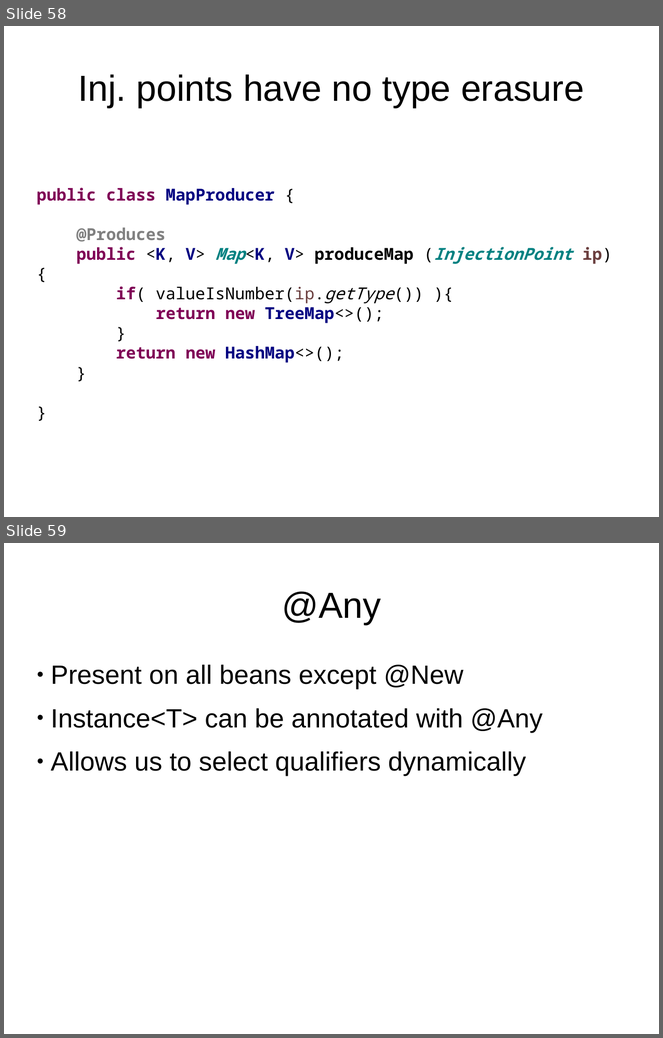
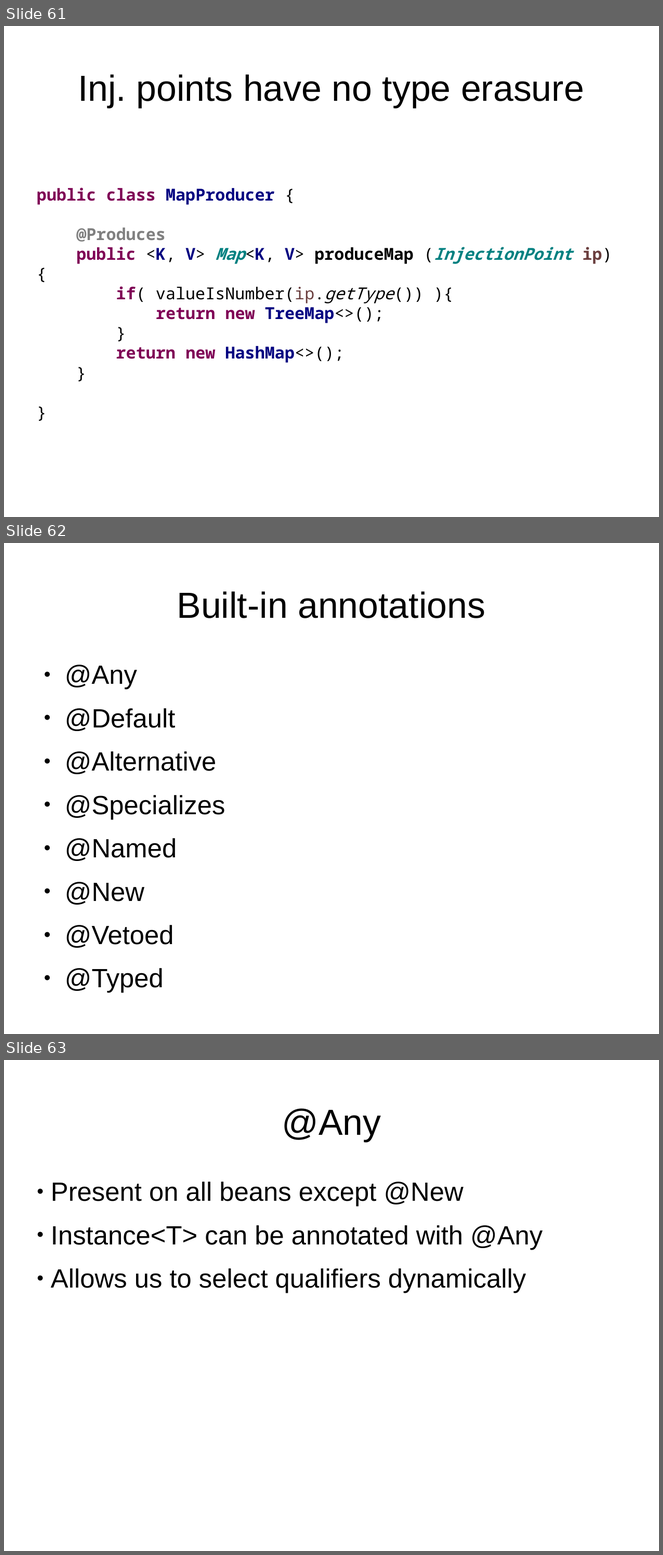
Before and after one commit to FrigoCoder/CDI, a slide deck: CDI.odp. Shown one above the other, each under a label of ours: slides 58 and 59 before the commit, slides 61, 62 and 63 after it. The pictures are 663x1038 and 663x1555 pixels, drawn with LibreOffice and Linux fonts; fonts in the diff are those of the drawing. Boxes give left, top, right and bottom in pixels: in the first picture for what was removed or moved away, otherwise in the second. Text is boxed around its words. In the diff, an @@ line names an element or a change of style, - is before the commit and + after.

```diff
--- a/CDI.odp
+++ b/CDI.odp
@@ slide 62 added at box(4, 543, 659, 1034), background #FFFFFF @@
@@ title added at box(177, 591, 486, 618), 44 pt, text #000000 @@
+Built-in annotations
@@ text added at box(65, 665, 225, 993), 32 pt, text #000000 @@
+● @Any
+● @Default
+● @Alternative
+● @Specializes
+● @Named
+● @New
+● @Vetoed
+● @Typed
@@ what was slide 58 is now slide 61 @@
@@ what was slide 59 is now slide 63 @@
```
Also in this commit, not shown: 5 other slides added.
